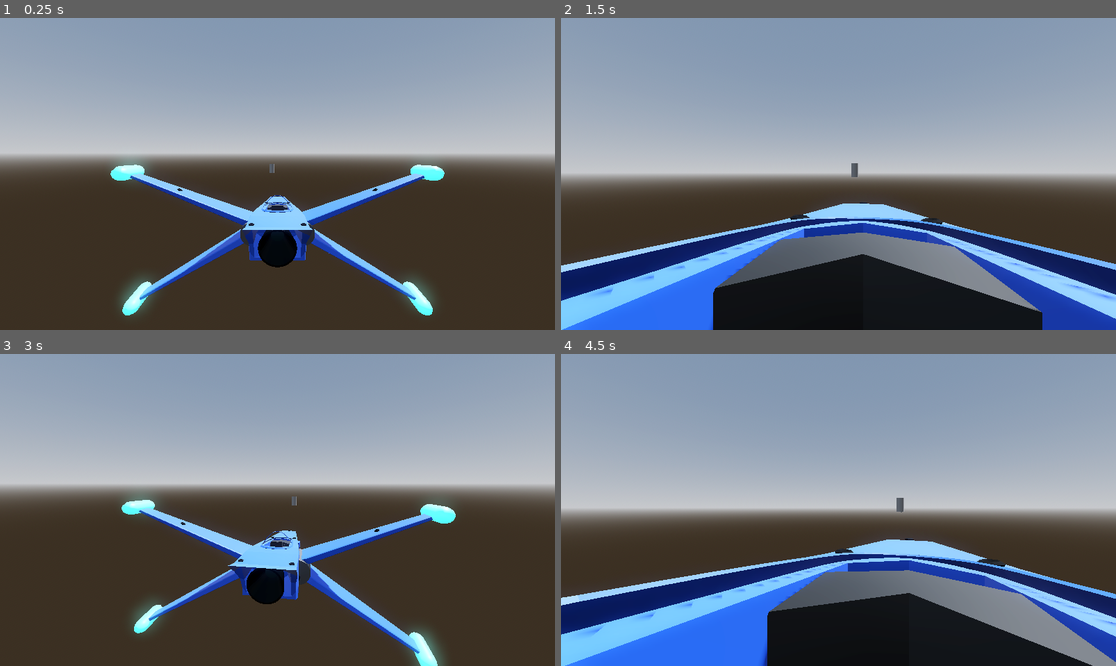
Above: before the commit, frames 1-4 (two rows, left to right).
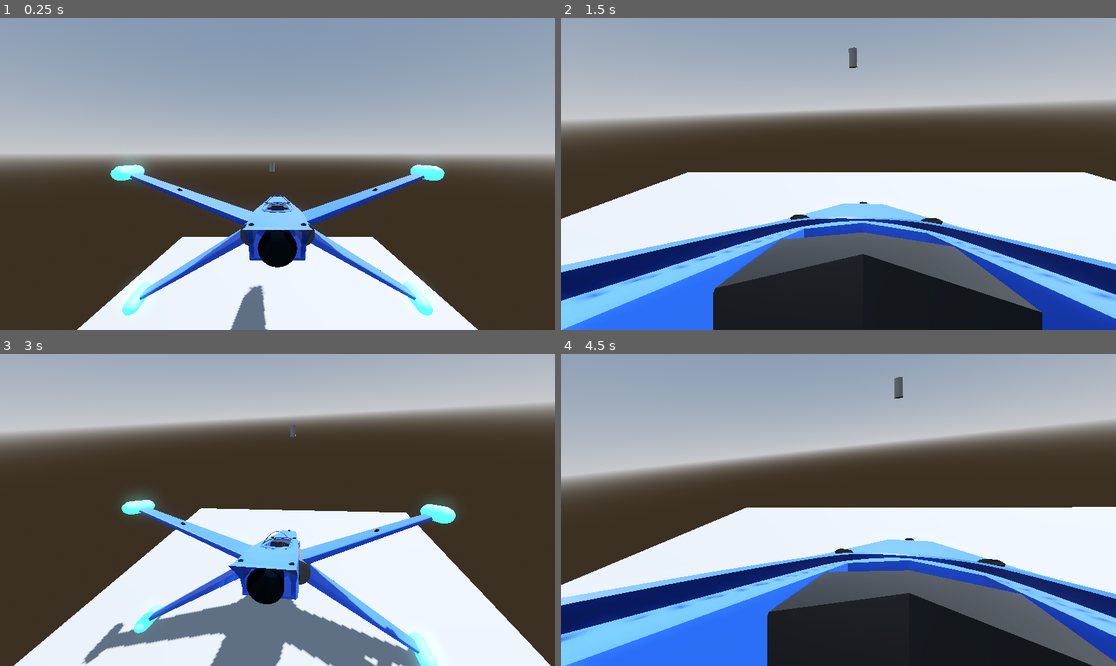
Above: after the commit, the same moments.

Repository: ZoeTheFox/oddity
Game: Godot game, scene res://Scenes/Main Scene/Main.tscn
Two runs of this game, one before a commit and one after it. Both use one fixed random seed, a clock stepped at 60 frames per second and the inputs below.
Inputs (mouse positions are in pixels of both pictures, inside the frame that each line leads up to):
- Up to frame 1 (0.25 s): no input
- Up to frame 2 (1.5 s): move the mouse to (866, 174) at 0.52 s; hold Alt (camera-look-around) 0.53-1.28 s; move the mouse to (810, 174) at 1.27 s; tap K (camera-switch-view) at 1.35 s
- Up to frame 3 (3 s): tap Enter at 2 s; move the mouse to (288, 503) at 2.02 s; hold Alt (camera-look-around) 2.03-2.78 s; tap Space at 2.75 s; move the mouse to (271, 516) at 2.77 s; tap K (camera-switch-view) at 2.85 s
- Up to frame 4 (4.5 s): tap Enter at 3.5 s; move the mouse to (877, 513) at 3.52 s; hold Alt (camera-look-around) 3.53-4.28 s; tap Space at 4.25 s; move the mouse to (794, 506) at 4.27 s; tap K (camera-switch-view) at 4.35 s

The runs differ from the first frame. In frame 1, 13% of the frame differs, in the area x 13-87%, y 46-100%; in frame 2, 61%; in frame 3, 73%, in the area x 0-100%, y 0-100%; in frame 4, 56%.
Error before the commit: Parse Error: Static function "add_central_force()" not found in base "GDScriptNativeClass". (res://Scenes/Spaceship/Scripts/FlightControl/SimpleFlightControlSy…

Commit message:
fixed fighter-gen-7 scene to have rigidbody3d as root node

Diff:
--- a/Oddity/Scenes/Main Scene/Main.tscn
+++ b/Oddity/Scenes/Main Scene/Main.tscn
@@ -17,6 +17,11 @@
 
 [sub_resource type="CylinderMesh" id="CylinderMesh_63hev"]
 
+[sub_resource type="PlaneMesh" id="PlaneMesh_54ktt"]
+
+[sub_resource type="ConcavePolygonShape3D" id="ConcavePolygonShape3D_20505"]
+data = PackedVector3Array(1, 0, 1, -1, 0, 1, 1, 0, -1, -1, 0, 1, -1, 0, -1, 1, 0, -1)
+
 [node name="Main" type="Node3D"]
 
 [node name="DirectionalLight3D" type="DirectionalLight3D" parent="."]
@@ -26,8 +31,17 @@
 [node name="WorldEnvironment" type="WorldEnvironment" parent="."]
 environment = SubResource("Environment_af0w1")
 
-[node name="Fighter Gen 7" parent="." instance=ExtResource("1_2ddtf")]
-
 [node name="MeshInstance3D" type="MeshInstance3D" parent="."]
 transform = Transform3D(1, 0, 0, 0, 1, 0, 0, 0, 1, -1.23154, 1.84959, -27.9415)
 mesh = SubResource("CylinderMesh_63hev")
+
+[node name="MeshInstance3D2" type="MeshInstance3D" parent="."]
+transform = Transform3D(15.92, 0, 0, 0, 15.92, 0, 0, 0, 15.92, 0, -9.00348, 0)
+mesh = SubResource("PlaneMesh_54ktt")
+
+[node name="StaticBody3D" type="StaticBody3D" parent="MeshInstance3D2"]
+
+[node name="CollisionShape3D" type="CollisionShape3D" parent="MeshInstance3D2/StaticBody3D"]
+shape = SubResource("ConcavePolygonShape3D_20505")
+
+[node name="FighterGen7" parent="." instance=ExtResource("1_2ddtf")]
--- a/Oddity/Scenes/Spaceship/Scripts/FlightControl/SimpleFlightControlSystem.gd
+++ b/Oddity/Scenes/Spaceship/Scripts/FlightControl/SimpleFlightControlSystem.gd
@@ -12,4 +12,4 @@
 
 # Called every frame. 'delta' is the elapsed time since the previous frame.
 func _process(delta):
-	spaceship_rigid_body.add_central_force(Vector3(0,0,0))
+	pass
--- a/Oddity/Scenes/Spaceship/fighter_gen_7.tscn
+++ b/Oddity/Scenes/Spaceship/fighter_gen_7.tscn
@@ -7,16 +7,27 @@
 [ext_resource type="Script" path="res://Scenes/Spaceship/Scripts/CameraScripts/CameraController.gd" id="3_wocjs"]
 [ext_resource type="ArrayMesh" uid="uid://dh5qg0701ykbr" path="res://Assets/Spaceships/FighterGen7/fighterGen7-CollisionMesh.obj" id="4_u2t7m"]
 
-[sub_resource type="ConvexPolygonShape3D" id="ConvexPolygonShape3D_cmc02"]
-points = PackedVector3Array(1.8569, 1.20885, 6.53273, -0.769442, -0.87418, -6.21698, -9.68206, -4.54396, 4.0318, 9.16666, -4.54396, 5.2099, -9.38685, 4.58589, 3.73798, 9.16666, 4.58589, 4.0318, -9.68206, -4.54396, 5.79895, 0.767619, 0.148629, -6.22824, -9.38685, 4.58589, 5.2099, 9.16666, 4.58589, 5.79895, 9.16666, -4.54396, 4.0318, -1.8569, 1.21971, 6.59195, 1.8569, 0.416393, 6.53273, 0.767619, -0.875786, -6.22824, -0.769442, 0.148401, -6.21698, -9.68206, -3.36519, 5.79895, 9.16666, 3.40712, 5.79895, -1.8569, 0.420009, 6.59195, -9.09165, -4.54396, 5.79895, 8.57625, 4.58589, 5.79895, -9.68206, -3.36519, 4.0318, -8.79829, 4.58589, 3.73798)
+[sub_resource type="ConvexPolygonShape3D" id="ConvexPolygonShape3D_rm3t2"]
+points = PackedVector3Array(9.16666, 4.58589, 5.79973, 2.39356, 0.462733, 0.793534, 2.39356, 1.34661, 0.793534, 2.39356, 0.462733, 4.32669, 9.16666, 3.40738, 4.03218, 2.68859, 1.64124, 4.32669, 8.5766, 4.58589, 4.03218, 8.5766, 3.11316, 5.79973, 5.04419, 1.34661, 1.97158, 7.98786, 4.29126, 5.79973, 2.98296, 0.462733, 4.32669, 8.87096, 4.29126, 3.73766, 2.68859, 1.64124, 1.08805, 2.68859, 0.462733, 0.793534, 5.04419, 1.34661, 4.6212, 2.39356, 1.34661, 4.32669, 9.16666, 3.40738, 5.79973, 7.98786, 3.11316, 5.79973, 9.16666, 4.58589, 4.03218, 7.69349, 2.81853, 3.14962, 2.68859, 1.34661, 0.793534, 2.98296, 0.462733, 1.08805, 8.5766, 4.58589, 5.79973, 6.221, 1.93546, 5.21022, 8.87096, 3.40738, 3.73766, 7.69349, 3.70201, 3.14962)
 
-[node name="Fighter Gen 7" type="Node3D"]
+[sub_resource type="ConvexPolygonShape3D" id="ConvexPolygonShape3D_fu4qp"]
+points = PackedVector3Array(3.86606, -2.18853, 1.67692, 2.68859, -0.126289, 4.03235, 3.27733, -0.421204, 4.32683, 9.16666, -3.36559, 4.03235, 8.5766, -4.54396, 5.21071, 2.68859, -0.126289, 0.793044, 2.68859, -1.59913, 4.32683, 9.16666, -4.54396, 4.03235, 9.16666, -3.36559, 5.21071, 2.39356, -1.30465, 0.793044, 7.98786, -3.07111, 5.21071, 2.39356, -0.126289, 4.03235, 8.5766, -4.54396, 4.03235, 2.68859, -1.30465, 0.793044, 2.39356, -0.126289, 0.793044, 2.39356, -1.30465, 4.03235, 9.16666, -4.54396, 5.21071, 2.68859, -0.421204, 4.32683, 7.98786, -4.24904, 5.21071, 2.68859, -1.59913, 1.08796, 8.5766, -3.07111, 5.21071)
+
+[sub_resource type="ConvexPolygonShape3D" id="ConvexPolygonShape3D_qgljf"]
+points = PackedVector3Array(2.3929, 1.34609, 4.0318, 2.3929, -1.30428, 4.0318, 0.920114, 0.168943, -7.15876, -2.02454, 1.64066, 6.97706, -2.02454, -1.59884, 6.38801, -0.846492, -1.00933, -7.15876, 2.09816, 0.462387, 7.27229, -0.9284, 1.88456, 1.38365, 1.21486, -1.30428, -5.3916, 1.21486, 2.2298, 3.44275, -1.43551, 0.756956, -4.2135, 2.09816, -1.59884, 6.38801, 2.3929, 1.34609, 0.792727, -2.31928, -1.30428, 4.32703, 2.09816, 1.34609, 7.27229, -2.31928, 1.34609, 4.32703, 2.3929, -1.30428, 0.792727, -1.14077, -1.30428, -5.3916, -0.846492, 0.462387, -6.27447, 0.920114, 0.462387, -6.27447, -1.73026, 1.05152, -2.15112, 0.920114, -1.00933, -7.15876, 1.21486, 1.64066, 6.97706, -0.846492, 0.168943, -7.15876, -1.14077, -1.00933, -5.98065, 2.09816, -1.59884, 5.79895, -2.02454, -1.59884, 6.09419, -1.14077, 0.462387, -5.98065, -2.02454, 1.64066, 6.09419, -0.9284, 1.88456, 2.8321)
+
+[sub_resource type="ConvexPolygonShape3D" id="ConvexPolygonShape3D_o4vqt"]
+points = PackedVector3Array(-6.14677, 1.93546, 2.56028, -8.79806, 4.58589, 5.21071, -7.91453, 4.29126, 5.21071, -2.31928, 1.64124, 1.08756, -2.61402, 0.462733, 4.62146, -2.31928, 1.64124, 4.32683, -9.0928, 3.40738, 5.21071, -9.38754, 4.58589, 3.73798, -2.90876, 0.462733, 1.08756, -9.38754, 3.70201, 3.73798, -7.91453, 4.29126, 3.44336, -2.31928, 0.462733, 1.08756, -2.90876, 0.462733, 4.62146, -2.90876, 1.64124, 1.08756, -7.03099, 3.70201, 5.21071, -7.91453, 2.81853, 5.21071, -2.61402, 1.64124, 4.62146, -2.31928, 0.462733, 4.32683, -7.32574, 2.52431, 2.85491, -9.38754, 3.70201, 5.21071, -7.32574, 3.70201, 2.85491, -6.14677, 1.93546, 4.91608, -9.0928, 3.40738, 3.73798, -8.79806, 4.58589, 3.73798, -6.14677, 3.40738, 2.56028, -8.79806, 4.29126, 3.44336, -9.10214, 4.4194, 5.04422)
+
+[sub_resource type="ConvexPolygonShape3D" id="ConvexPolygonShape3D_jbudj"]
+points = PackedVector3Array(-5.85364, -1.89361, 5.21022, -2.61405, -1.30465, 0.793534, -5.26482, -2.48171, 1.97158, -3.20287, -1.89361, 4.6212, -9.09179, -4.54396, 5.79973, -9.68206, -3.36559, 4.03218, -2.61405, -0.126289, 0.793534, -2.61405, -0.126289, 4.32669, -9.09179, -4.54396, 4.03218, -9.68206, -3.36559, 5.79973, -2.61405, -1.59913, 1.08805, -2.31928, -1.30465, 4.32669, -9.68206, -4.54396, 4.03218, -2.31928, -0.126289, 0.793534, -2.31928, -0.126289, 4.32669, -7.03056, -3.66008, 3.14962, -8.50369, -3.36559, 5.79973, -2.31928, -1.30465, 0.793534, -9.68206, -4.54396, 5.79973, -3.79313, -2.18853, 4.6212, -8.50369, -4.24904, 5.79973, -8.50369, -3.07111, 3.44315, -3.79313, -2.18853, 1.67707, -7.03056, -3.66008, 5.21022, -3.20287, -0.715686, 4.6212, -7.61938, -2.48171, 5.50473, -2.61405, -1.59913, 4.32669, -8.50369, -3.95456, 3.44315)
+
+[node name="FighterGen7" type="RigidBody3D"]
 
 [node name="Thrusters" type="Node3D" parent="."]
 
-[node name="SimpleFlightControlSystem" type="Node3D" parent="." node_paths=PackedStringArray("spaceship_rigid_body")]
+[node name="SimpleFlightControlSystem" type="Node3D" parent="."]
 script = ExtResource("1_q1vmv")
-spaceship_rigid_body = NodePath("../Ship/fighterGen7/MeshInstance3D/RigidBody3D")
 
 [node name="UserControl" type="Node3D" parent="."]
 script = ExtResource("2_y8fcc")
@@ -24,15 +35,6 @@
 [node name="Ship" type="Node3D" parent="."]
 
 [node name="fighterGen7" parent="Ship" instance=ExtResource("1_fr140")]
-
-[node name="MeshInstance3D" type="MeshInstance3D" parent="Ship/fighterGen7"]
-visible = false
-mesh = ExtResource("4_u2t7m")
-
-[node name="RigidBody3D" type="RigidBody3D" parent="Ship/fighterGen7/MeshInstance3D"]
-
-[node name="CollisionShape3D" type="CollisionShape3D" parent="Ship/fighterGen7/MeshInstance3D/RigidBody3D"]
-shape = SubResource("ConvexPolygonShape3D_cmc02")
 
 [node name="Cameras" type="Node3D" parent="Ship" node_paths=PackedStringArray("first_person_camera", "third_person_camera")]
 script = ExtResource("2_iyjy7")
@@ -60,3 +62,22 @@
 [node name="PitchPivot" type="Node3D" parent="Ship/Cameras/FirstPersonCamera/TwistPivot"]
 
 [node name="Camera3D" type="Camera3D" parent="Ship/Cameras/FirstPersonCamera/TwistPivot/PitchPivot"]
+
+[node name="MeshInstance3D" type="MeshInstance3D" parent="."]
+visible = false
+mesh = ExtResource("4_u2t7m")
+
+[node name="WingCollision4" type="CollisionShape3D" parent="."]
+shape = SubResource("ConvexPolygonShape3D_rm3t2")
+
+[node name="WingCollision3" type="CollisionShape3D" parent="."]
+shape = SubResource("ConvexPolygonShape3D_fu4qp")
+
+[node name="BodyCollision" type="CollisionShape3D" parent="."]
+shape = SubResource("ConvexPolygonShape3D_qgljf")
+
+[node name="WingCollision2" type="CollisionShape3D" parent="."]
+shape = SubResource("ConvexPolygonShape3D_o4vqt")
+
+[node name="WingCollision" type="CollisionShape3D" parent="."]
+shape = SubResource("ConvexPolygonShape3D_jbudj")
Not shown: 1 places in Oddity/Scenes/Main Scene/Main.tscn that only renumber resources
Not shown: 1 places in Oddity/Scenes/Spaceship/fighter_gen_7.tscn that only renumber resources
